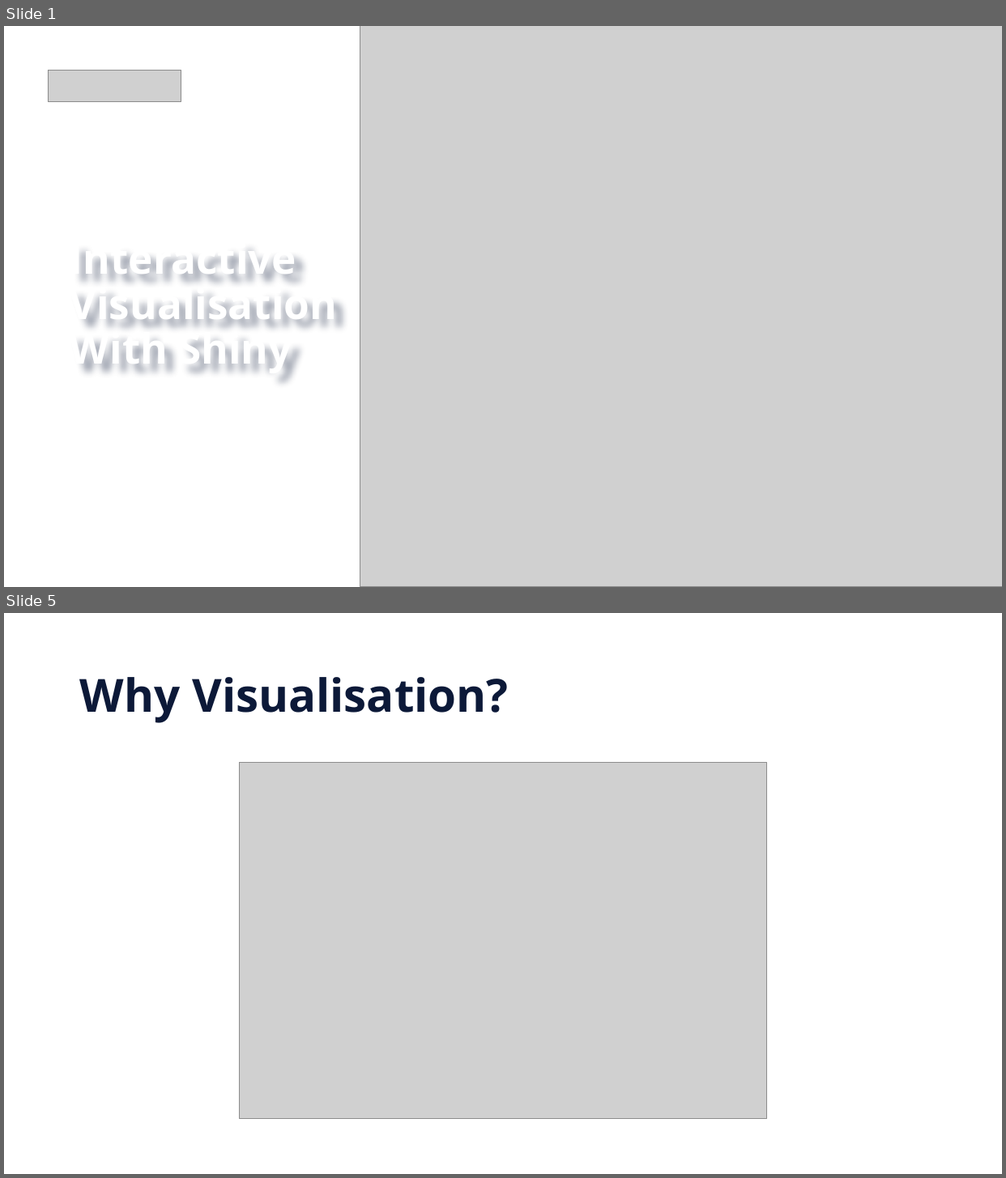
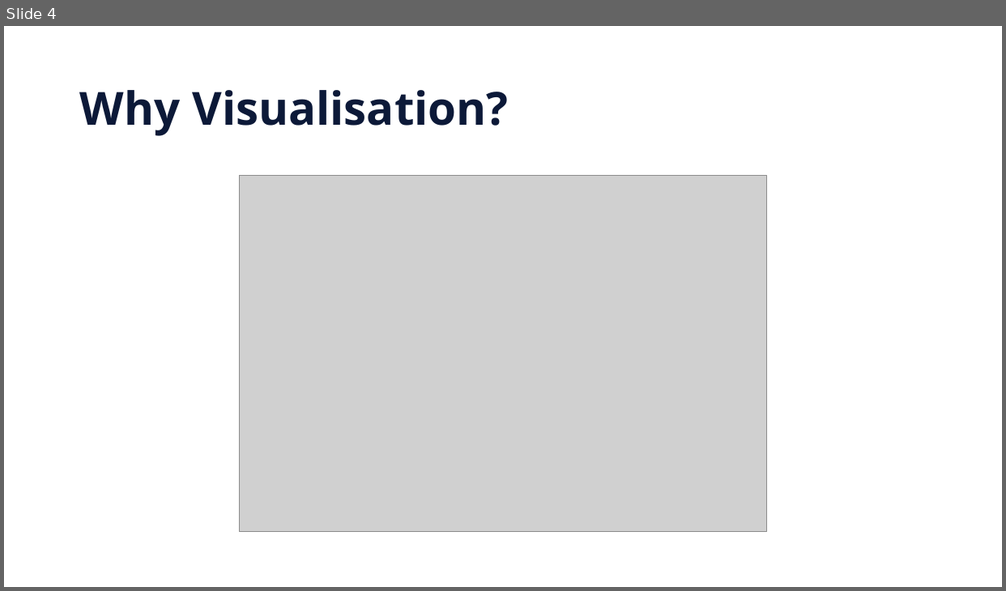
Before and after one commit to russey/interactive_vis, a slide deck: Interactive Visualisation.pptx. Shown one above the other, each under a label of ours: slides 1 and 5 before the commit, slide 4 after it; the slides between them are not shown. The pictures are 1006x1178 and 1006x591 pixels, drawn with LibreOffice and Linux fonts; fonts in the diff are those of the drawing; grey boxes stand for pictures; background and template pictures are left out. Boxes give left, top, right and bottom in pixels: in the first picture for what was removed or moved away, otherwise in the second. Text is boxed around its words. In the diff, an @@ line names an element or a change of style, - is before the commit and + after.

```diff
--- a/Interactive Visualisation.pptx
+++ b/Interactive Visualisation.pptx
@@ slide 1 removed at box(4, 26, 1002, 587), background picture (left out) @@
@@ picture removed at box(360, 26, 1002, 587) @@
@@ picture removed at box(49, 71, 181, 102) @@
@@ text removed at box(70, 253, 337, 375) @@
-Interactive Visualisation
-With Shiny
@@ what was slide 5 is now slide 4 @@
```
Also in this commit, not shown: 8 slides changed, 3 slides added, 5 other slides removed.
